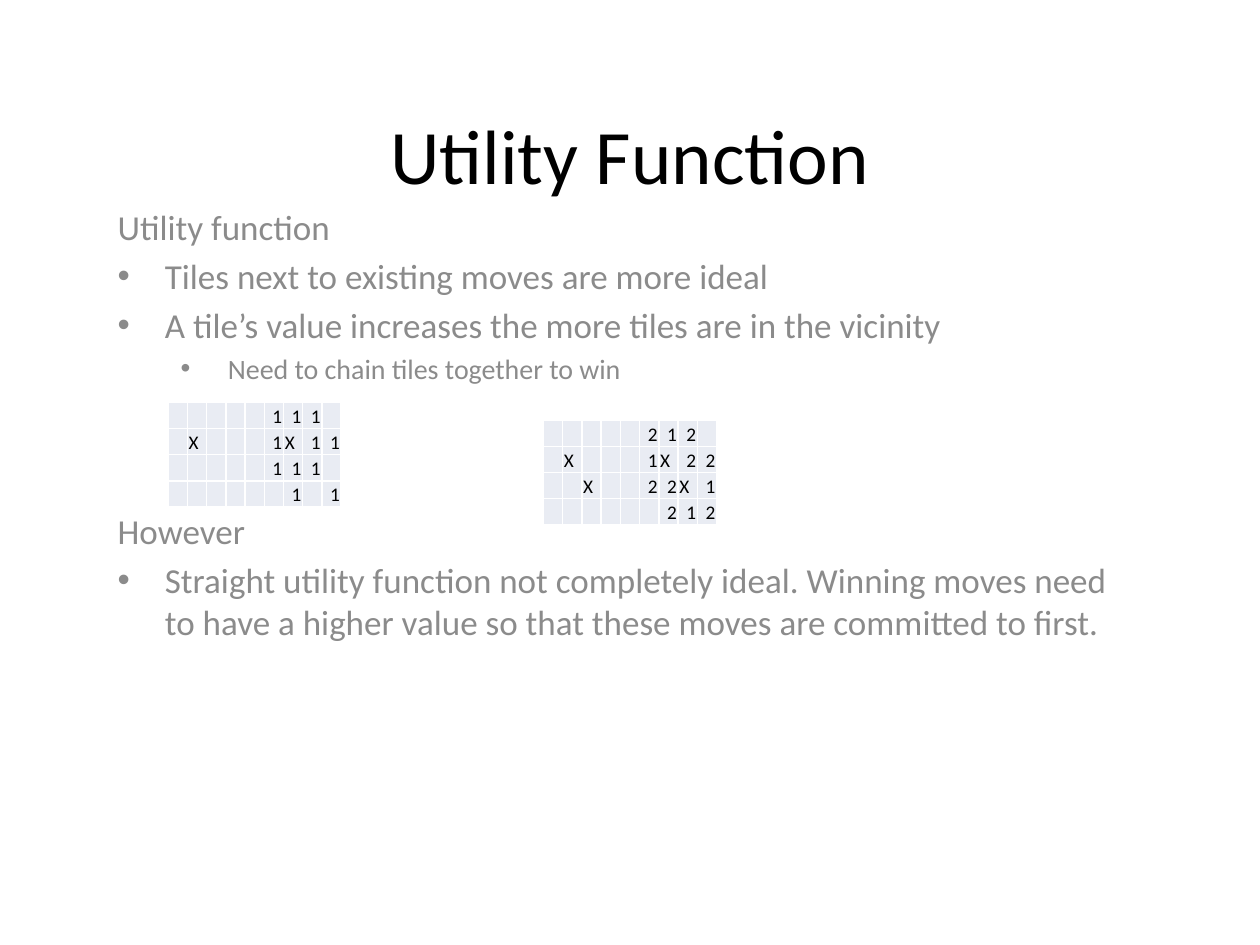
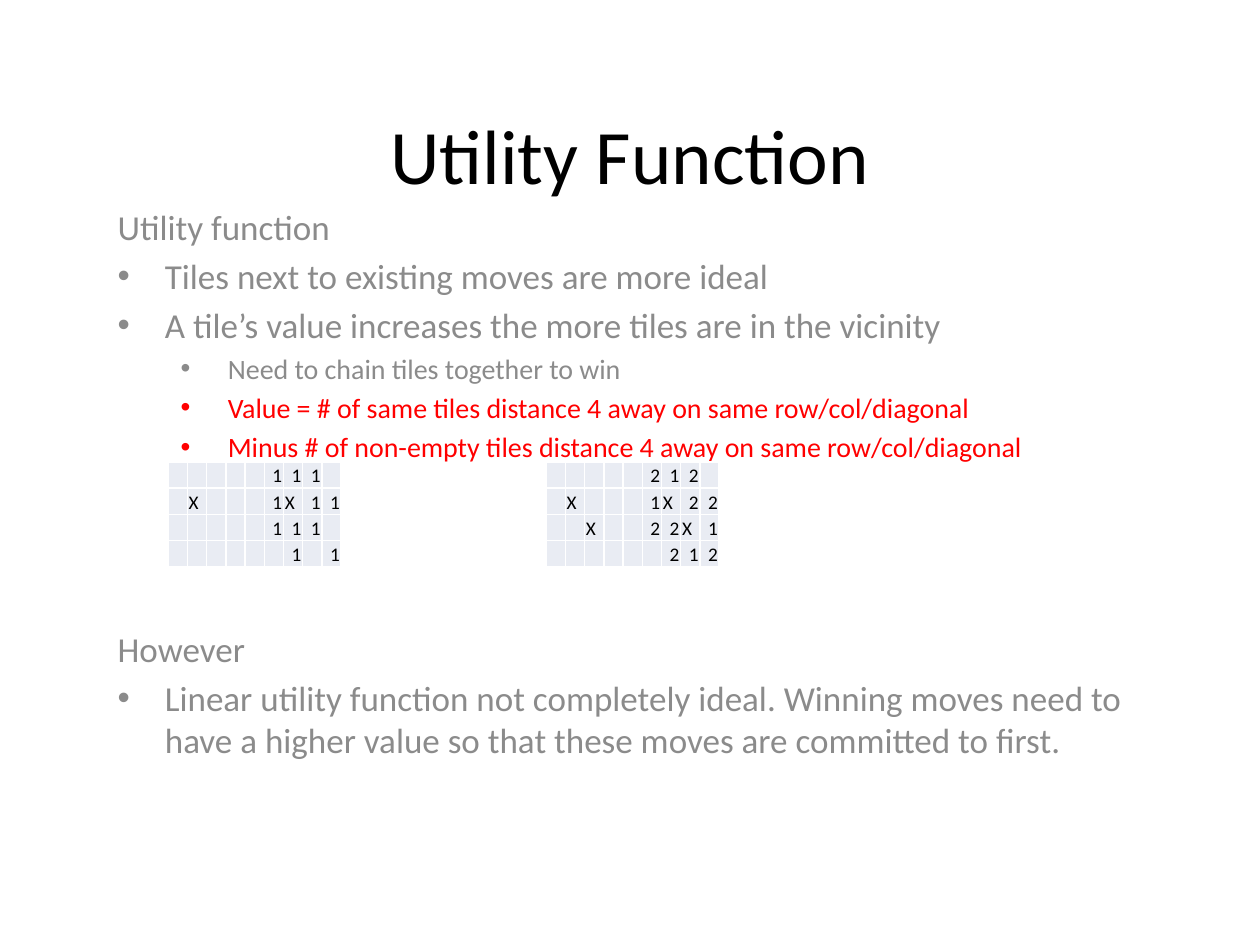
Before and after one commit to yangjiao2/271AIgame, a slide deck: slide 7 of Presentation.pptx. Drawn at 1260x945 pixels with LibreOffice and Linux fonts; fonts in the diff are those of the drawing. Boxes give left, top, right and bottom in pixels: in the first picture for what was removed or moved away, otherwise in the second. Text is boxed around its words. In the diff, an @@ line names an element or a change of style, - is before the commit and + after.

Commit message:
i made more ch ch changes

```diff
--- a/Presentation.pptx
+++ b/Presentation.pptx
@@ subtitle at <box>228,398,1021,462</box>: paragraphs added @@
+  • Value = # of same tiles distance 4 away on same row/col/diagonal
+  • Minus # of non-empty tiles distance 4 away on same row/col/diagonal
@@ table: place and size @@
-table at <box>168,402,338,507</box>
+table at <box>168,462,338,567</box>
@@ table: place and size @@
-table at <box>543,420,713,524</box>
+table at <box>546,462,716,567</box>
@@ subtitle at <box>165,687,1121,759</box>: text changed @@
-• Straight utility function not completely ideal. Winning moves need to have a higher value so that these moves are committed to first.
+• Linear utility function not completely ideal. Winning moves need to have a higher value so that these moves are committed to first.
```
Also in this commit, not shown: 6 other slides changed, 3 slides added, 1 slide removed.
